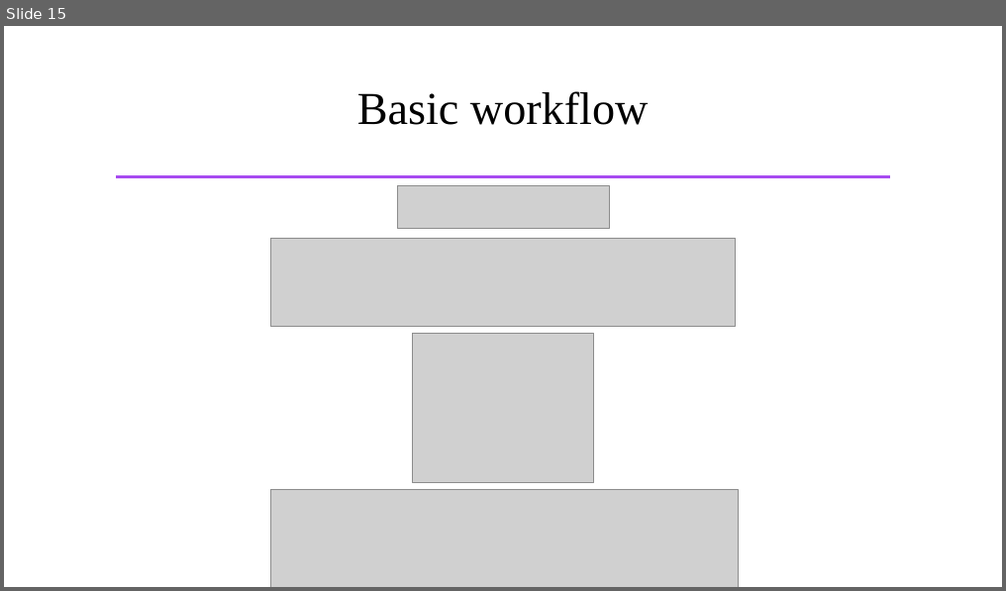
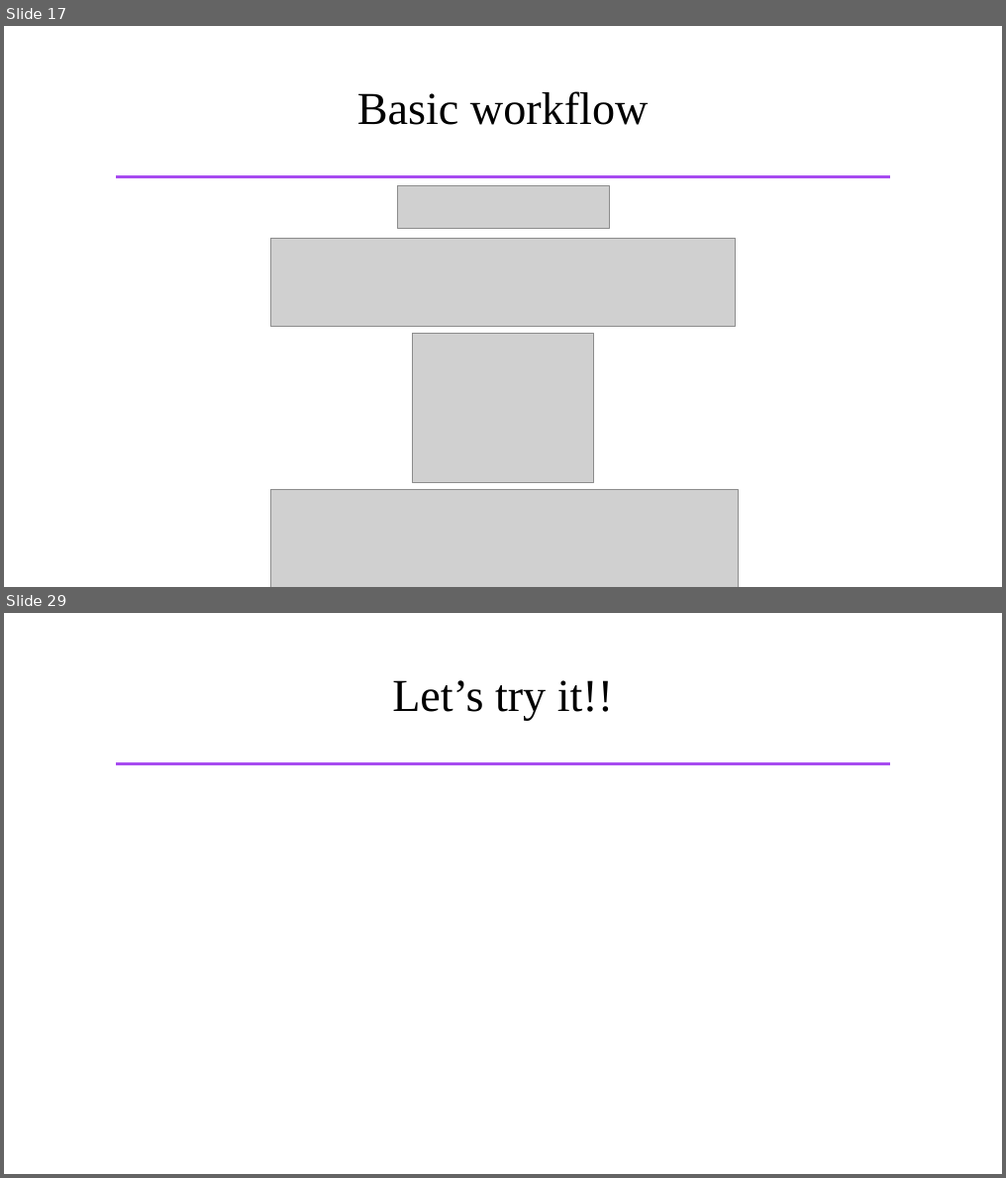
Before and after one commit to samhforbes/GitHub_Tools, a slide deck: GitHub_Tools.pptx. Shown one above the other, each under a label of ours: slide 15 before the commit, slides 17 and 29 after it; the slides between them are not shown. The pictures are 1006x591 and 1006x1178 pixels, drawn with LibreOffice and Linux fonts; fonts in the diff are those of the drawing; grey boxes stand for pictures. Boxes give left, top, right and bottom in pixels: in the first picture for what was removed or moved away, otherwise in the second. Text is boxed around its words. In the diff, an @@ line names an element or a change of style, - is before the commit and + after.

```diff
--- a/GitHub_Tools.pptx
+++ b/GitHub_Tools.pptx
@@ slide 29 added at [4, 613, 1002, 1174], background #FFFFFF; not listed: 1 template element that a slide beside it also shows @@
@@ title added at [392, 680, 613, 721], 44 pt, text #000000 @@
+Let’s try it!!
@@ what was slide 15 is now slide 17 @@
```
Also in this commit, not shown: 1 slide changed, 12 other slides added.
